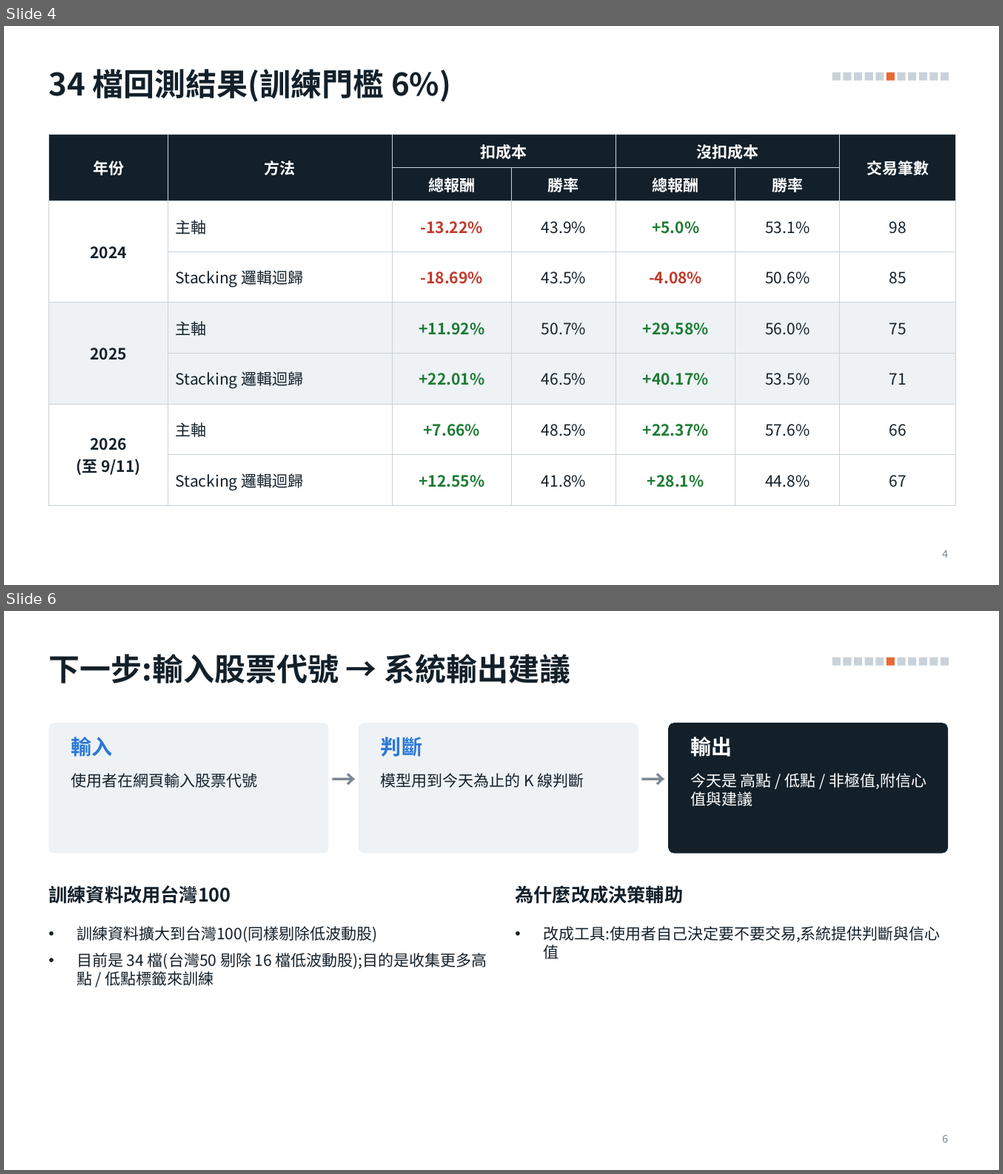
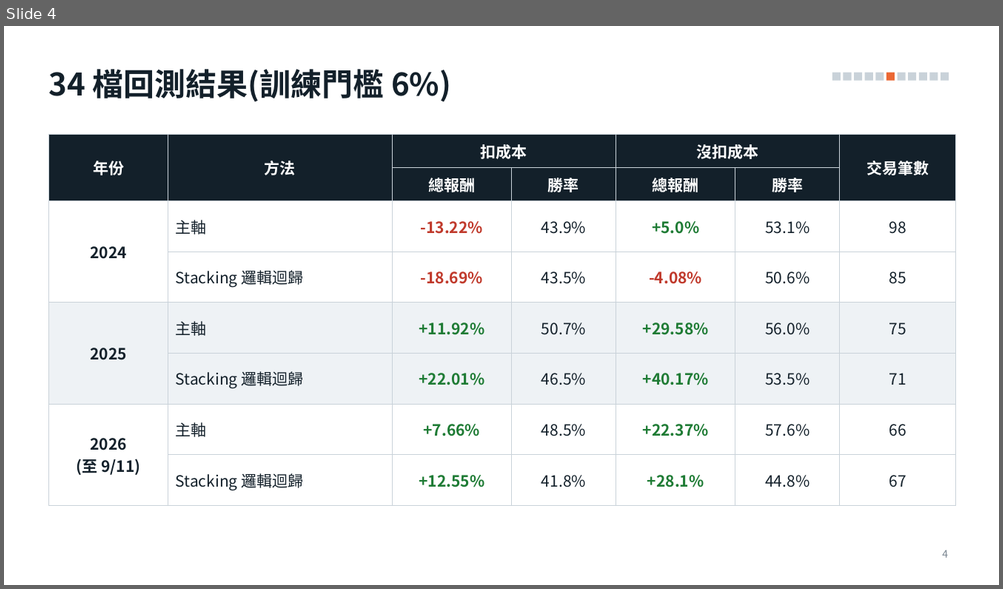
Before and after one commit to alextixu/fcukproject, a slide deck: method_kline_peak/report/kline_peak_report.pptx. Shown one above the other, each under a label of ours: slides 4 and 6 before the commit, slide 4 after it; the slides between them are not shown. The pictures are 1003x1174 and 1003x589 pixels, drawn with LibreOffice and Linux fonts; fonts in the diff are those of the drawing. Boxes give left, top, right and bottom in pixels: in the first picture for what was removed or moved away, otherwise in the second. Text is boxed around its words. In the diff, an @@ line names an element or a change of style, - is before the commit and + after.

```diff
--- a/method_kline_peak/report/kline_peak_report.pptx
+++ b/method_kline_peak/report/kline_peak_report.pptx
@@ slide 6 removed at box(4, 611, 999, 1170), background #FFFFFF; not listed: 11 template elements that a slide beside it also shows @@
@@ title removed at box(48, 654, 570, 684) @@
-下一步:輸入股票代號 → 系統輸出建議
@@ rounded rectangle removed at box(48, 723, 329, 854) @@
@@ text removed at box(71, 737, 113, 757) @@
-輸入
@@ rounded rectangle removed at box(358, 723, 638, 854) @@
@@ text removed at box(381, 737, 422, 757) @@
-判斷
@@ rounded rectangle removed at box(668, 723, 948, 854) @@
@@ text removed at box(690, 737, 731, 757) @@
-輸出
@@ text removed at box(331, 764, 357, 809) @@
-→
@@ text removed at box(640, 764, 666, 809) @@
-→
@@ text removed at box(71, 773, 258, 788) @@
-使用者在網頁輸入股票代號
@@ text removed at box(381, 773, 584, 788) @@
-模型用到今天為止的 K 線判斷
@@ text removed at box(690, 773, 926, 806) @@
-今天是 高點 / 低點 / 非極值,附信心值與建議
@@ text removed at box(48, 886, 230, 904) @@
-訓練資料改用台灣100
@@ text removed at box(515, 886, 683, 904) @@
-為什麼改成決策輔助
@@ text removed at box(77, 926, 487, 986) @@
-• 訓練資料擴大到台灣100(同樣剔除低波動股)
-• 目前是 34 檔(台灣50 剔除 16 檔低波動股);目的是收集更多高點 / 低點標籤來訓練
@@ text removed at box(543, 926, 940, 960) @@
-• 改成工具:使用者自己決定要不要交易,系統提供判斷與信心值
@@ page number removed at box(942, 1135, 948, 1143) @@
-6
```
Also in this commit, not shown: 3 slides changed, 5 slides added, 13 other files.
